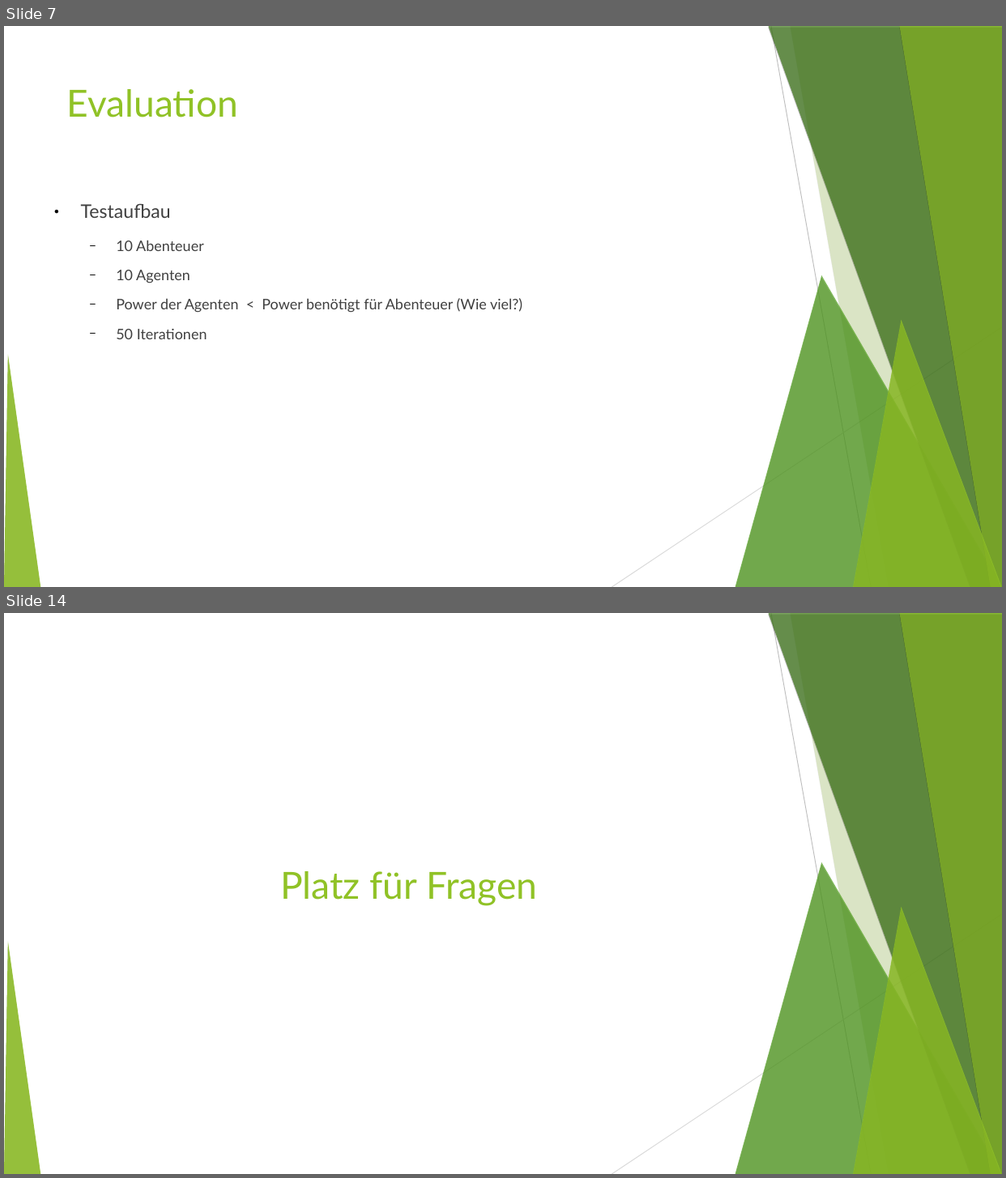
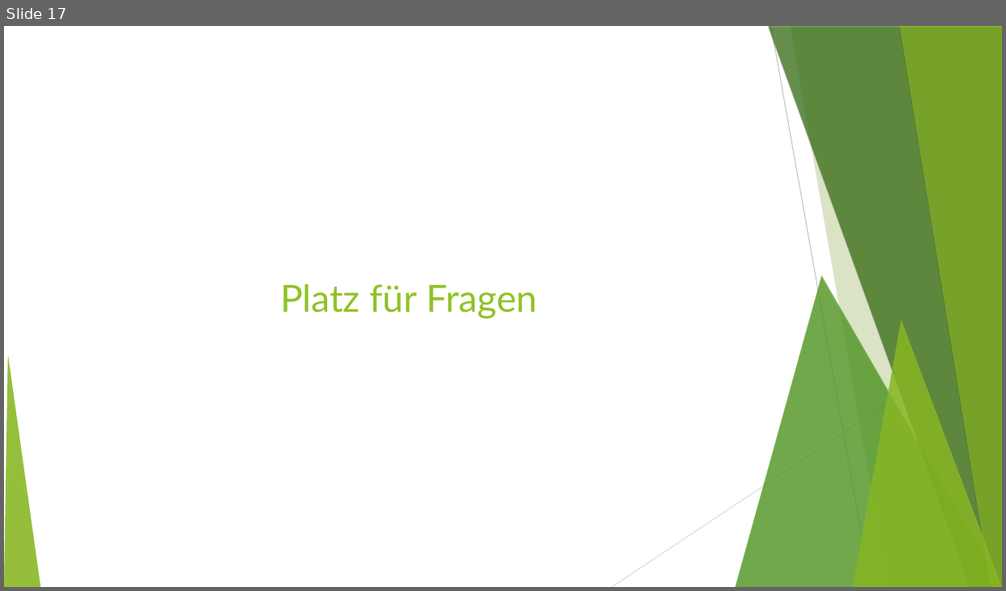
Before and after one commit to MFizz/AiF, a slide deck: Abschluss/alt.odp. Shown one above the other, each under a label of ours: slides 7 and 14 before the commit, slide 17 after it; the slides between them are not shown. The pictures are 1006x1178 and 1006x591 pixels, drawn with LibreOffice and Linux fonts; fonts in the diff are those of the drawing. Boxes give left, top, right and bottom in pixels: in the first picture for what was removed or moved away, otherwise in the second. Text is boxed around its words. In the diff, an @@ line names an element or a change of style, - is before the commit and + after.

```diff
--- a/Abschluss/alt.odp
+++ b/Abschluss/alt.odp
@@ slide 7 removed at (4,26,1002,587), background #FFFFFF; not listed: 10 template elements that a slide beside it also shows @@
@@ title removed at (67,89,239,118) @@
-Evaluation
@@ text removed at (81,203,522,339) @@
-● Testaufbau
-  − 10 Abenteuer
-  − 10 Agenten
-  − Power der Agenten < Power benötigt für Abenteuer (Wie viel?)
-  − 50 Iterationen
@@ what was slide 14 is now slide 17 @@
```
Also in this commit, not shown: 10 slides changed, 6 slides added, 2 other slides removed.
